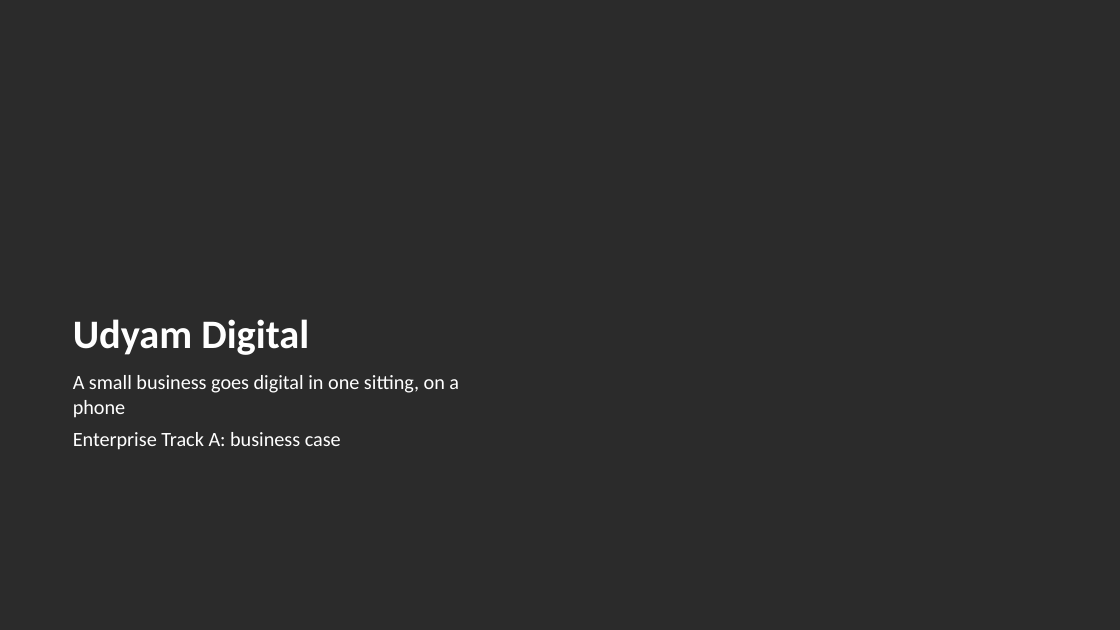
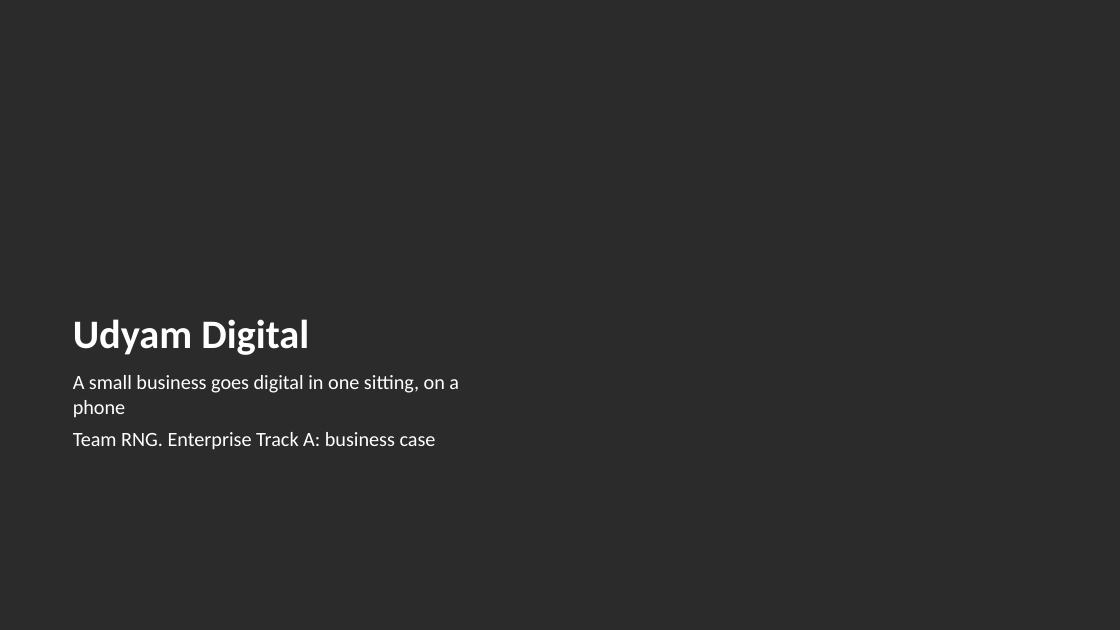
Before and after one commit to adityamalik24/udyam-digital, a slide deck: slide 1 of docs/Udyam_Digital_Business_Case.pptx. Drawn at 1120x630 pixels with LibreOffice and Linux fonts; fonts in the diff are those of the drawing; background and template pictures are left out; a plain dark background stands for a picture behind light text. Boxes give left, top, right and bottom in pixels: in the first picture for what was removed or moved away, otherwise in the second. Text is boxed around its words. In the diff, an @@ line names an element or a change of style, - is before the commit and + after.

```diff
--- a/docs/Udyam_Digital_Business_Case.pptx
+++ b/docs/Udyam_Digital_Business_Case.pptx
@@ text at [73,432,436,450]: text changed @@
-Enterprise Track A: business case
+Team RNG. Enterprise Track A: business case
```
Also in this commit, not shown: 5 other slides changed, 35 other files.
